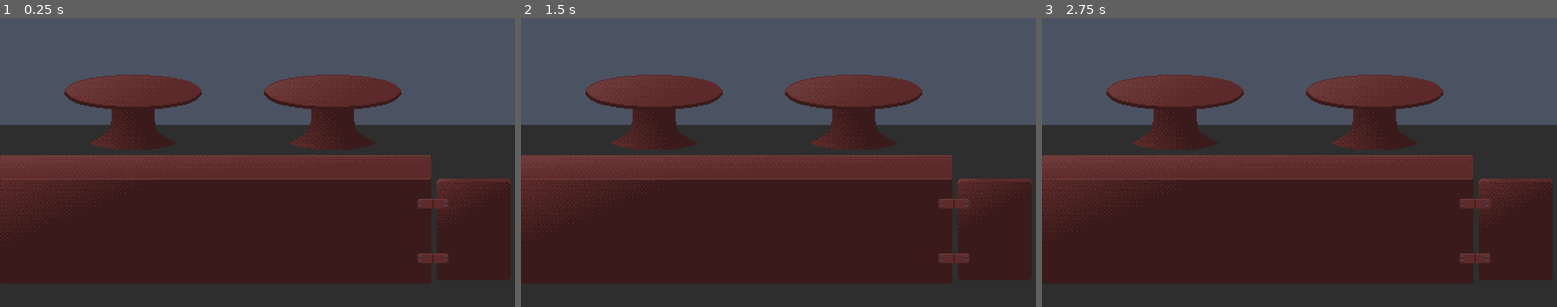
Above: before the commit, frames 1-3 (left to right).
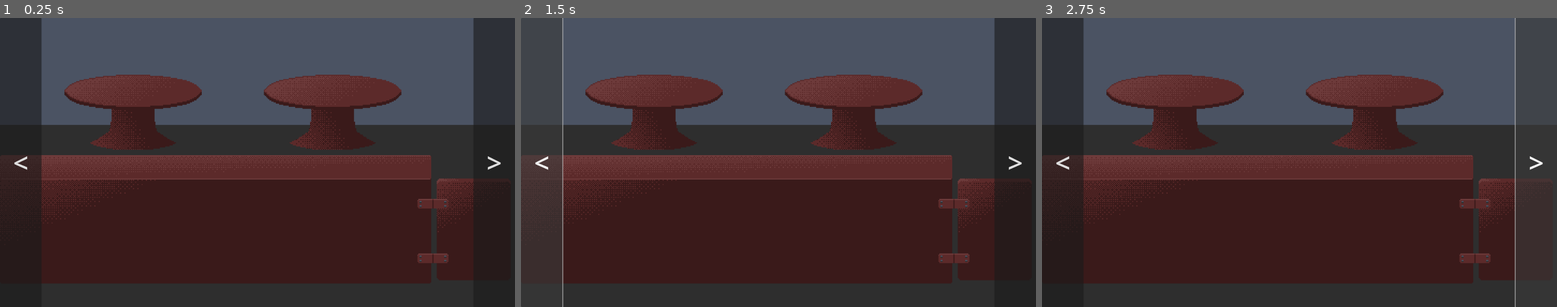
Above: after the commit, the same moments.

Repository: AmbienceGames/SpiritsAndSecrets
Game: Godot game, scene res://Scenes/tavern.tscn
Same seed, same stepped clock (60 frames per second), same inputs: the game is played once before the commit and once after it. The project has no main scene, so this scene is started directly.
Inputs (mouse positions are in pixels of both pictures, inside the frame that each line leads up to):
- Up to frame 1 (0.25 s): no input
- Up to frame 2 (1.5 s): click (1015, 162) at 0.5 s, where only the run after the commit has a clickable ">"; click (541, 162) at 1.25 s, where only the run after the commit has a clickable "<"
- Up to frame 3 (2.75 s): click (1536, 162) at 2 s, where only the run after the commit has a clickable ">"

The runs differ from the first frame. In frame 1, 7.9% of the frame differs, in the area x 0-100%, y 0-79%; in frame 2, 6.9%; in frame 3, 7.9%, in the area x 0-100%, y 0-100%.

Commit message:
Impl simple screen switcher

Diff:
--- a/Scenes/tavern.tscn
+++ b/Scenes/tavern.tscn
@@ -23,3 +23,21 @@
 
 [node name="IngredientScreen" parent="Screens" instance=ExtResource("3_jik6f")]
 visible = false
+
+[node name="HUD" type="Node" parent="."]
+
+[node name="RightArrow" type="Button" parent="HUD"]
+offset_left = 1765.0
+offset_right = 1920.0
+offset_bottom = 1080.0
+theme_override_font_sizes/font_size = 100
+text = ">"
+
+[node name="LeftArrow" type="Button" parent="HUD"]
+offset_right = 155.0
+offset_bottom = 1080.0
+theme_override_font_sizes/font_size = 100
+text = "<"
+
+[connection signal="pressed" from="HUD/RightArrow" to="." method="_cycle_right"]
+[connection signal="pressed" from="HUD/LeftArrow" to="." method="_cycle_left"]
